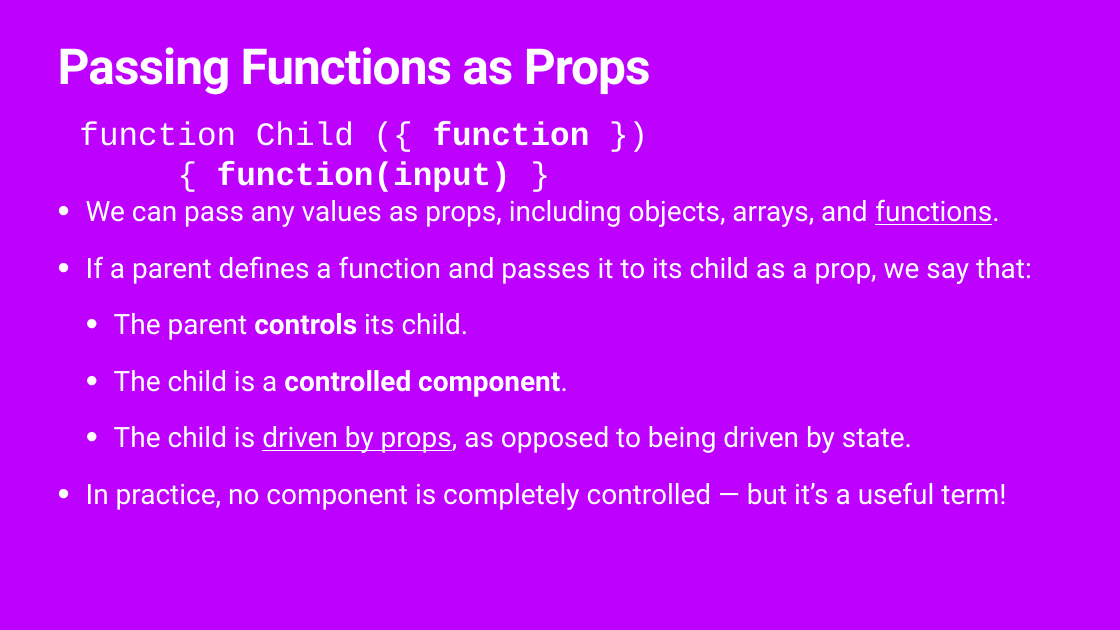
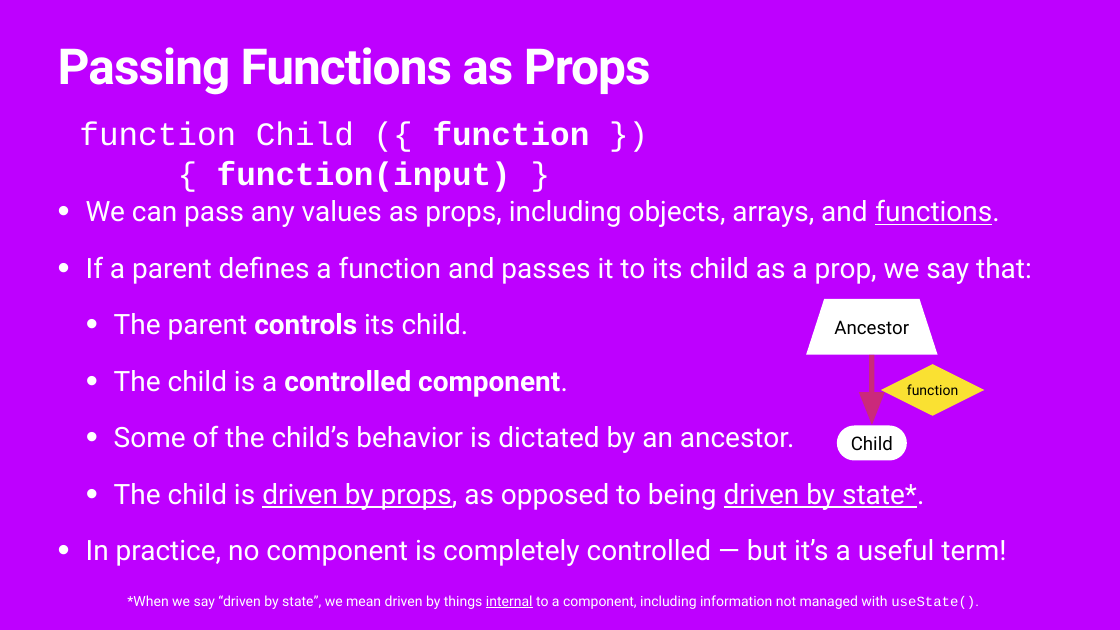
Before and after one commit to rhythms06/flatiron-school, a slide deck: slide 4 of phase-2/control/slides/control.pptx. Drawn at 1120x630 pixels with LibreOffice and Linux fonts; fonts in the diff are those of the drawing; background and template pictures are left out. Boxes give left, top, right and bottom in pixels: in the first picture for what was removed or moved away, otherwise in the second. Text is boxed around its words. In the diff, an @@ line names an element or a change of style, - is before the commit and + after.

```diff
--- a/phase-2/control/slides/control.pptx
+++ b/phase-2/control/slides/control.pptx
@@ freeform shape added at [806,299,937,354], fill #FFFFFF, 32 pt, text #000000 @@
+Ancestor
@@ right arrow added at [859,355,885,425], fill #CB297B @@
@@ freeform shape added at [881,364,984,416], fill #FAE132, 24 pt, text #000000 @@
+function
@@ text at [114,425,924,510]: text changed @@
-  • The child is driven by props, as opposed to being driven by state.
+  • Some of the child’s behavior is dictated by an ancestor.
+  • The child is driven by props, as opposed to being driven by state*.
@@ freeform shape added at [837,425,907,460], fill #FFFFFF, 32 pt, text #000000 @@
+Child
@@ text added at [127,595,979,609], 24 pt, text #FFFFFF @@
+*When we say “driven by state”, we mean driven by things internal to a component, including information not managed with useState().
```
Also in this commit, not shown: 3 other slides changed, 2 other files.
